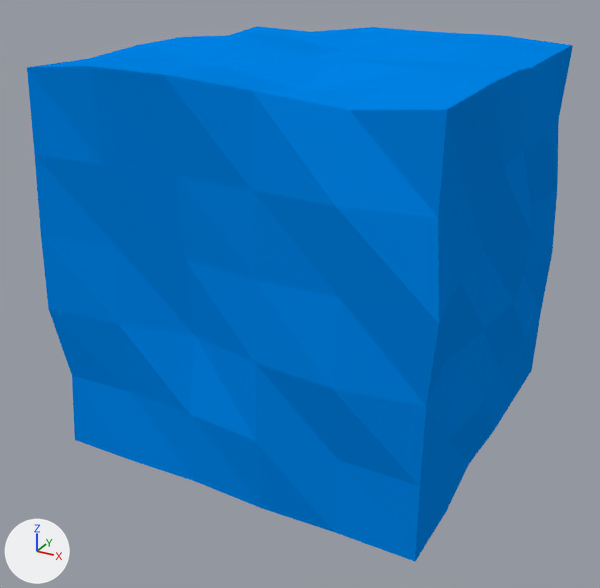
The Blender file Assets/Models/water_cube.blend: old version first, new version second.
Rendered twice from a 50 mm lens placed at (1.96, -3.8, 1.58), pointed at (-0.06, -0.14, -0.25). The lights are fixed; the arrows at lower left show +X, +Y and +Z.
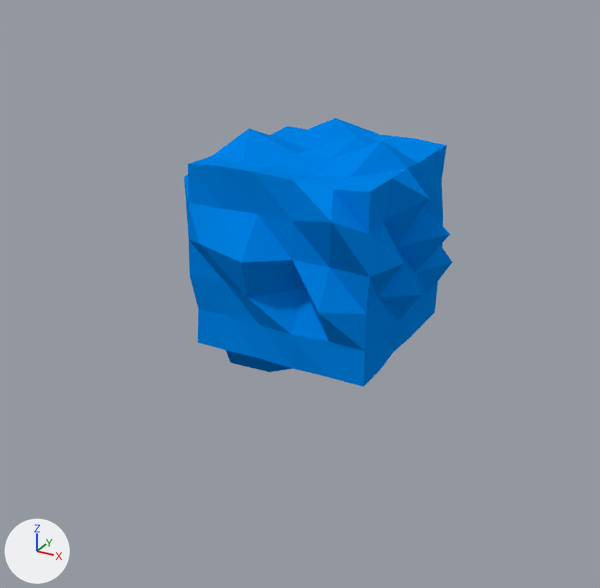
The change, as a diff of the scene's bpy script:
```diff
--- a/Assets/Models/water_cube.blend.py
+++ b/Assets/Models/water_cube.blend.py
@@ me_cube_001 @@
 # used by ob_cube; location = (0.0, 0.0, 0.0); scale = (0.5, 0.5, 0.5)
-me_cube_001.from_pydata(...)  # 152 vertices, 150 faces; spans x -2.15..2.12, y -2.11..2.15, z -2.1..2.09
-me_cube_001.vertices[75].co = (-1.2, -1.2, -2.08)
-me_cube_001.vertices[79].co = (-0.4, -1.2, -2.06)
+me_cube_001.from_pydata(...)  # 152 vertices, 150 faces; spans x -2.61..2.69, y -2.61..2.65, z -2.67..2.55
+# me_cube_001 part 1: 22 of 152 vertices moved; they spanned x -2.05..2.12, y -2.11..2.1, z -2.1..2.0 and now span x -2.61..2.69, y -2.61..2.65, z -2.67..2.55; mean shift (0.03, -0.01, 0.1); largest move (-0.4, -1.92, 0.4) -> (-0.4, -2.61, 0.4)
+# me_cube_001 part 2
+me_cube_001.vertices[75].co = (-1.53, -1.44, -2.65)  # pixel (230, 362)
+me_cube_001.vertices[79].co = (-0.51, -1.44, -2.61)  # pixel (269, 372)
 me_cube_001.materials.append(mat_material_001)
@@ ob_cube @@
 ob_cube.location = (0.0, 0.0, 0.0)
-ob_cube.scale = (0.5, 0.5, 0.5)
+ob_cube.scale = (0.25, 0.25, 0.25)
```

Boxes (x1, y1, x2, y2) around the edits, measured in the pictures (600 x 588 px; the box of a moved part takes in the faces that stretch with it):
'Cube', reshaped, rescaled (51% narrower, 50% shorter): before (27, 26, 573, 561); after (184, 118, 452, 387)
part 1 of me_cube_001, moved or reshaped: before (34, 27, 557, 487); after (184, 118, 452, 351)
part 2 of me_cube_001, moved or reshaped (not visible before): after (226, 350, 292, 372)
